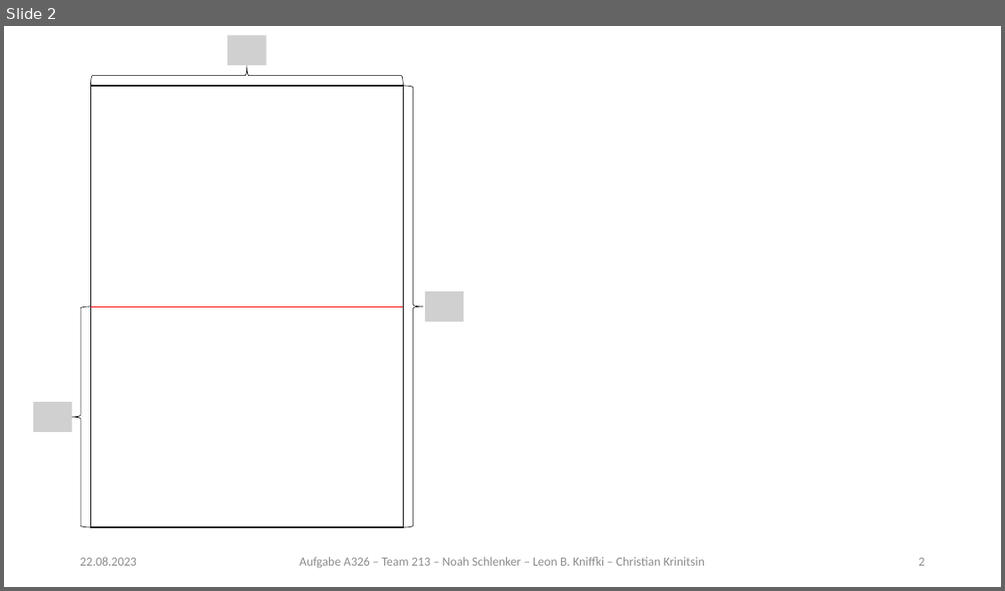
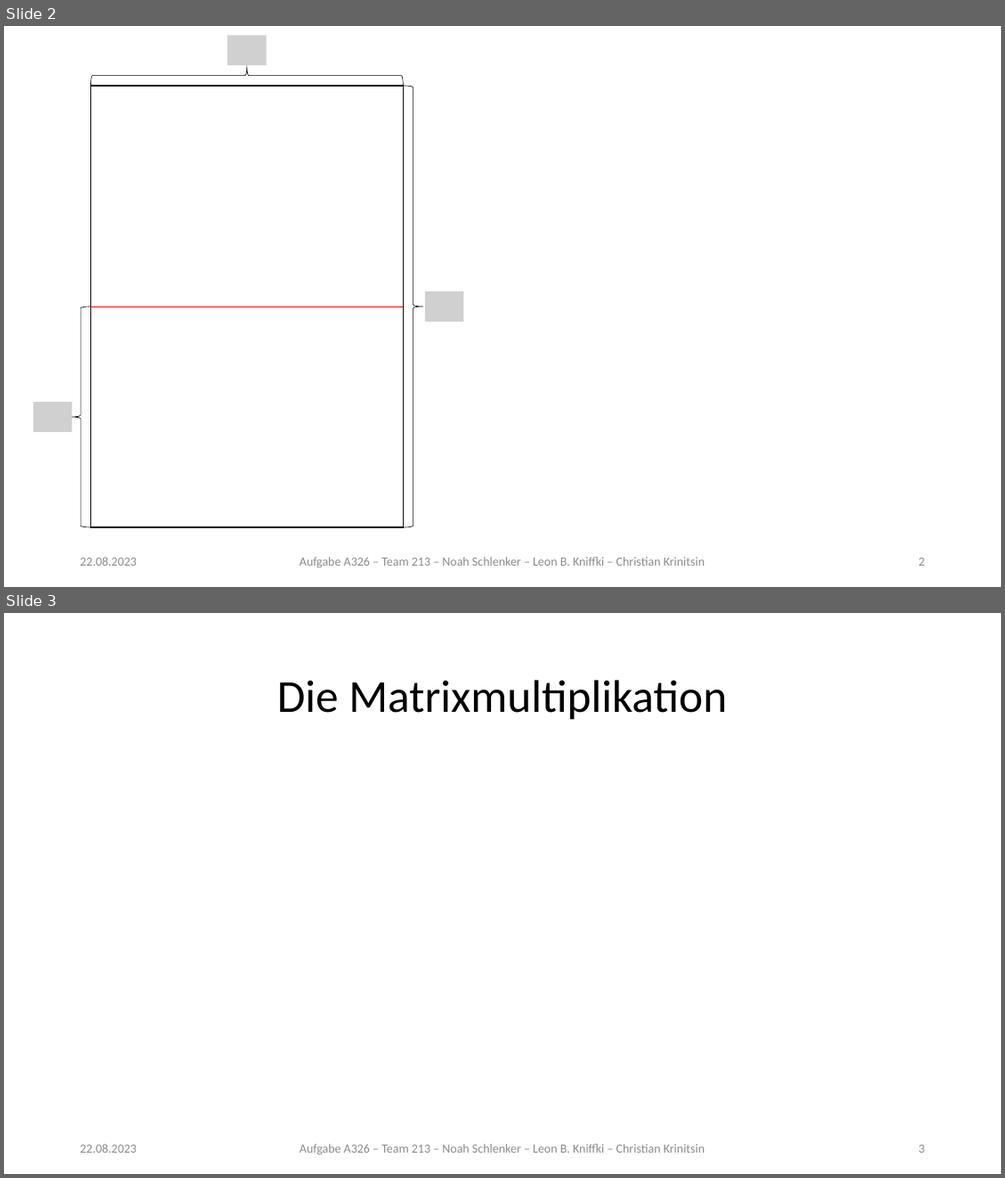
Before and after one commit to noahpy/sqrt2, a slide deck: Vortrag/Vortrag.pptx. Shown one above the other, each under a label of ours: slide 2 before the commit, slides 2 and 3 after it. The pictures are 1005x591 and 1005x1178 pixels, drawn with LibreOffice and Linux fonts; fonts in the diff are those of the drawing; grey boxes stand for pictures. Boxes give left, top, right and bottom in pixels: in the first picture for what was removed or moved away, otherwise in the second. Text is boxed around its words. In the diff, an @@ line names an element or a change of style, - is before the commit and + after.

Commit message:
Added matrix multiplication

```diff
--- a/Vortrag/Vortrag.pptx
+++ b/Vortrag/Vortrag.pptx
@@ slide 3 added at box(4, 613, 1001, 1174), background #FFFFFF @@
@@ title added at box(277, 680, 727, 720), 44 pt, text #000000 @@
+Die Matrixmultiplikation
@@ text added at box(80, 1143, 137, 1152), 12 pt, text #8C8C8C @@
+22.08.2023
@@ text added at box(299, 1143, 704, 1155), 12 pt, text #8C8C8C @@
+Aufgabe A326 – Team 213 – Noah Schlenker – Leon B. Kniffki – Christian Krinitsin
@@ page number added at box(918, 1144, 924, 1152), 12 pt, text #8C8C8C @@
+3
```
Also in this commit, not shown: 2 other slides added, 1 other file.
